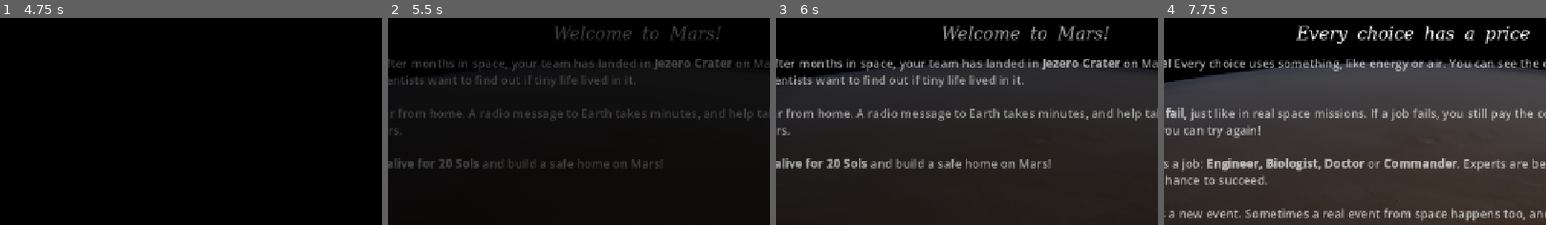
Above: before the commit, frames 1-4 (left to right).
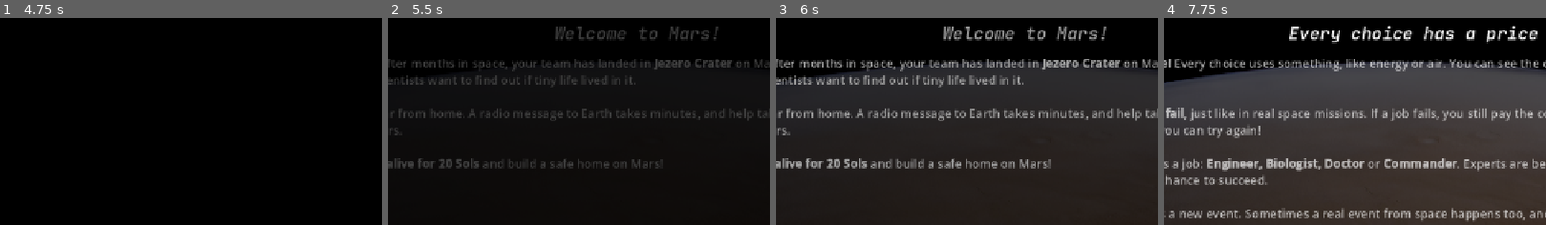
Above: after the commit, the same moments.

Repository: a930853/NasaHackaton_2026
Game: Godot game, scene res://Scenes/Main.tscn
Same seed, same stepped clock (60 frames per second), same inputs: the game is played once before the commit and once after it.
Inputs:
- Up to frame 1 (4.75 s): click "Start Game" at 0.5 s; click "Start Game" at 1.25 s; click "Start Game" at 2 s; click "Play solo" at 2.75 s; click "Play solo" at 3.5 s; click "Play solo" at 4.25 s
- Up to frame 2 (5.5 s): click "Skip" at 5 s
- Up to frame 3 (6 s): click "Skip" at 5.75 s
- Up to frame 4 (7.75 s): click "Next" at 6.5 s; click "Next" at 7.25 s
The pictures show only the part of the screen within x 17-67%, y 1-51%; the shares and areas given below are measured in that part.

Frame 1 is identical in both runs. In frame 2, 0.9% of the frame differs, in the area x 43-88%, y 4-11%; in frame 3, 1.5%; in frame 4, 2.1%, in the area x 32-98%, y 3-13%.

Commit message:
Solución del error del texto en Multiplayer

Diff:
--- a/game/TextFonts/Subtitulo.tres
+++ b/game/TextFonts/Subtitulo.tres
@@ -1,6 +1,6 @@
 [gd_resource type="LabelSettings" format=3 uid="uid://d4nqt6gbcthqp"]
 
-[ext_resource type="FontFile" uid="uid://c1hx8w1wkw5eb" path="res://TextFonts/jetbrains-mono/static/jetbrains-mono-greek-500-italic.ttf" id="1_w44w2"]
+[ext_resource type="FontFile" uid="uid://c5ofxe7s7wk51" path="res://TextFonts/jetbrains-mono/static/jetbrains-mono-latin-500-italic.ttf" id="1_w44w2"]
 
 [resource]
 font = ExtResource("1_w44w2")
